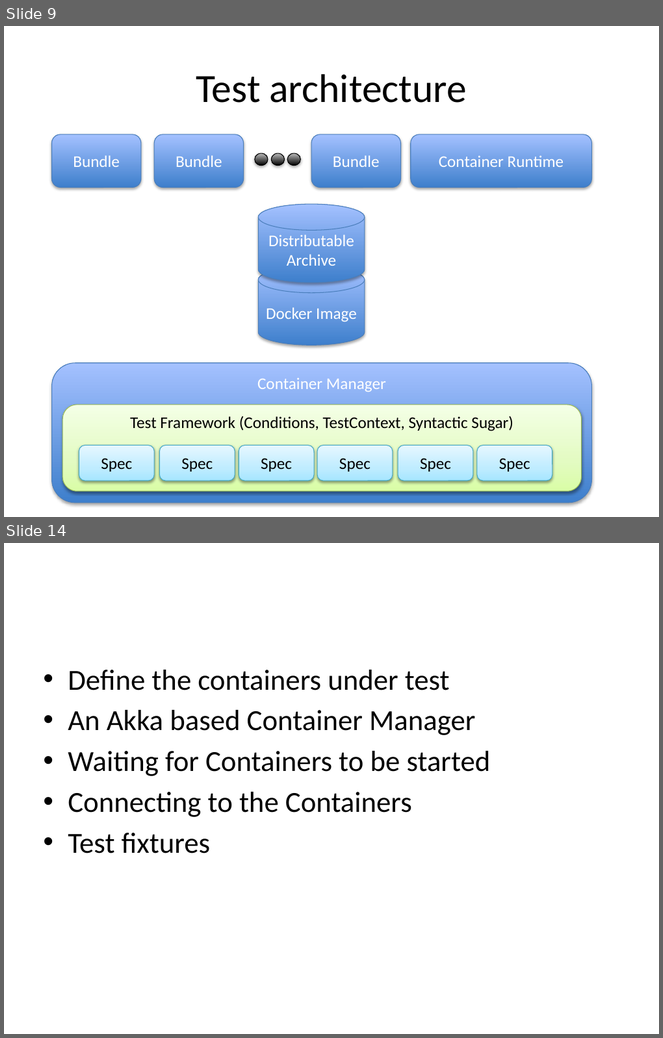
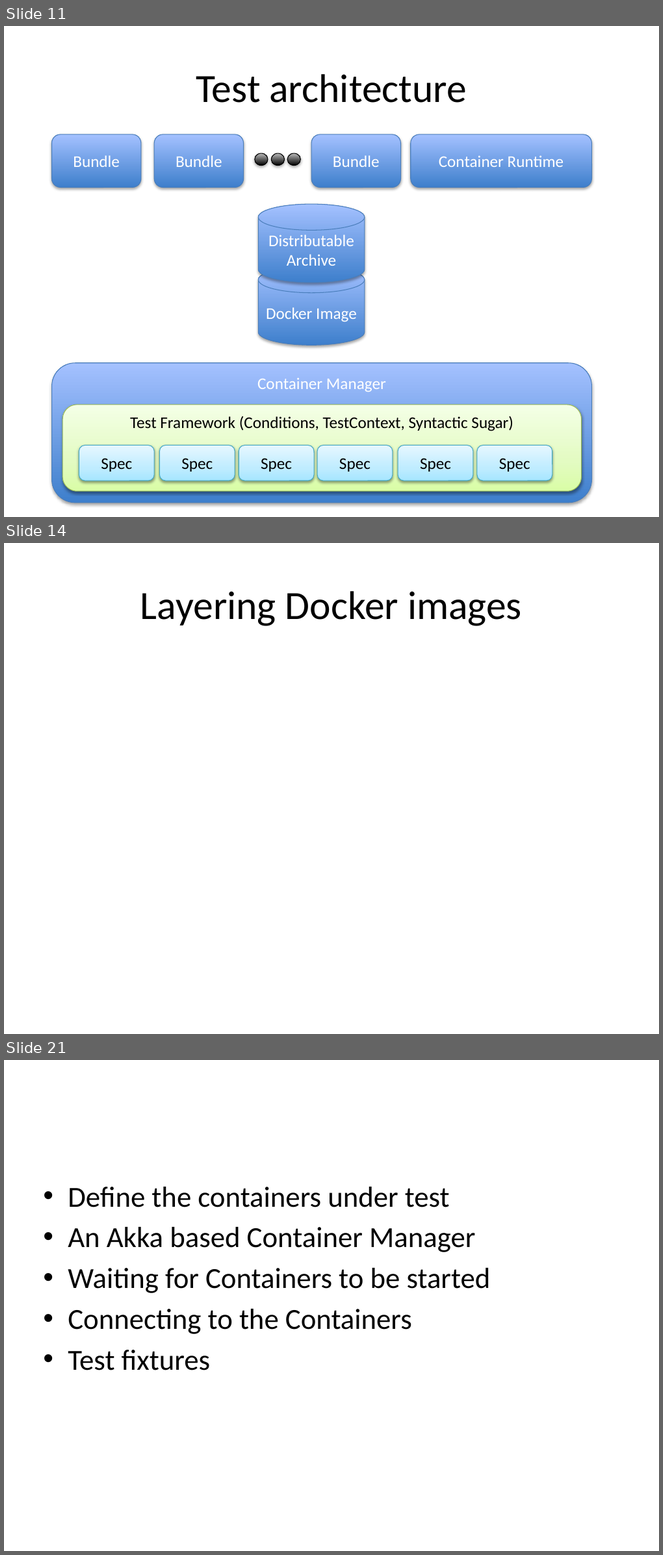
Before and after one commit to woq-blended/woq.github.io, a slide deck: media/IntegrationTesting.pptx. Shown one above the other, each under a label of ours: slides 9 and 14 before the commit, slides 11, 14 and 21 after it; the slides between them are not shown. The pictures are 663x1038 and 663x1555 pixels, drawn with LibreOffice and Linux fonts; fonts in the diff are those of the drawing. Boxes give left, top, right and bottom in pixels: in the first picture for what was removed or moved away, otherwise in the second. Text is boxed around its words. In the diff, an @@ line names an element or a change of style, - is before the commit and + after.

```diff
--- a/media/IntegrationTesting.pptx
+++ b/media/IntegrationTesting.pptx
@@ slide 14 added at [4, 543, 659, 1034], background #FFFFFF @@
@@ title added at [140, 591, 522, 626], 44 pt, text #000000 @@
+Layering Docker images
@@ what was slide 9 is now slide 11 @@
@@ what was slide 14 is now slide 21 @@
```
Also in this commit, not shown: 14 slides changed, 9 other slides added, 1 slide removed, 4 other files.
